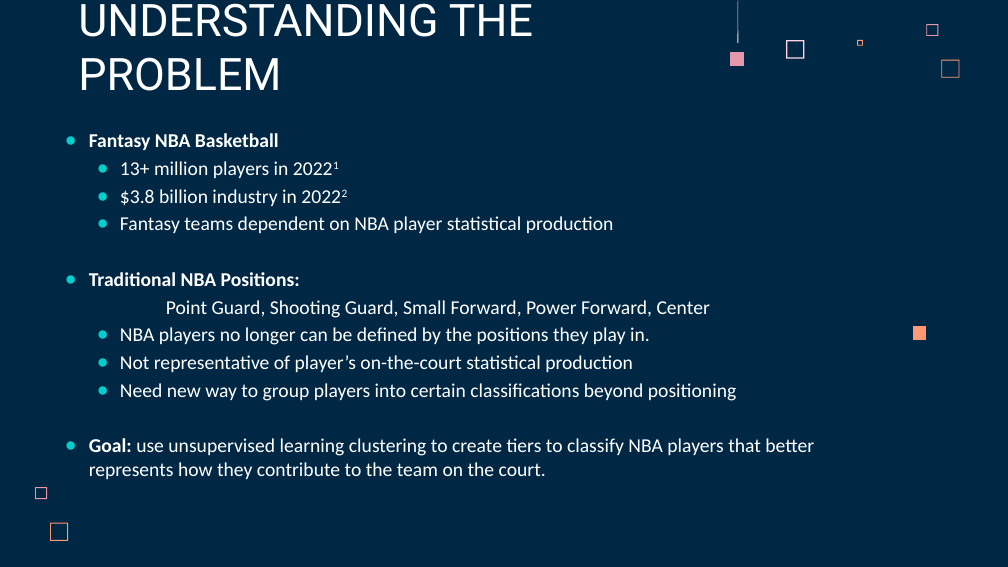
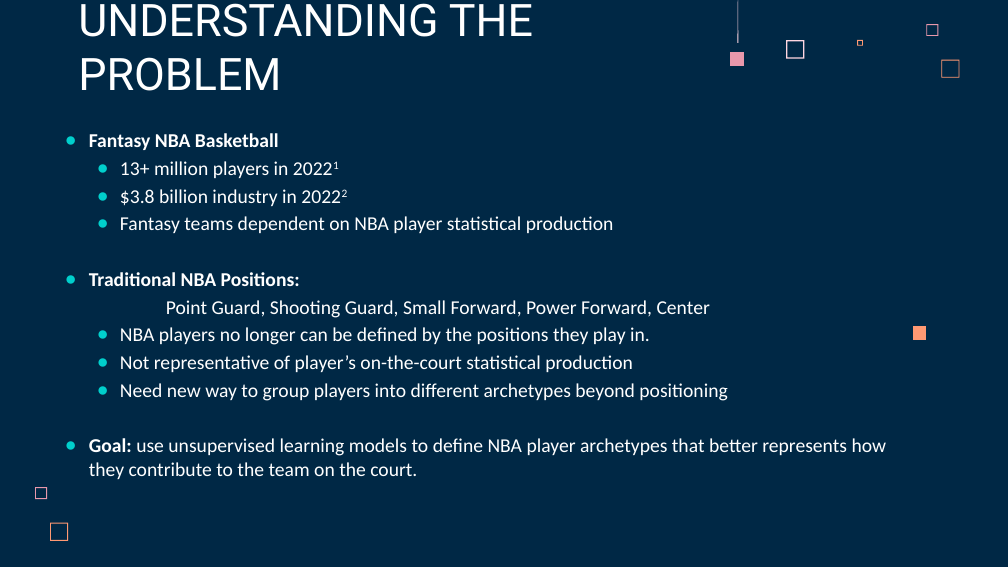
Before and after one commit to chrismle/NBA-Clustering, a slide deck: slide 2 of reports/NBA_Clustering_Presentation.pptx. Drawn at 1008x567 pixels with LibreOffice and Linux fonts; fonts in the diff are those of the drawing. Boxes give left, top, right and bottom in pixels: in the first picture for what was removed or moved away, otherwise in the second. Text is boxed around its words. In the diff, an @@ line names an element or a change of style, - is before the commit and + after.

```diff
--- a/reports/NBA_Clustering_Presentation.pptx
+++ b/reports/NBA_Clustering_Presentation.pptx
@@ text at (89,383,887,479): text changed @@
-● Need new way to group players into certain classifications beyond positioning
-● Goal: use unsupervised learning clustering to create tiers to classify NBA players that better represents how they contribute to the team on the court.
+● Need new way to group players into different archetypes beyond positioning
+● Goal: use unsupervised learning models to define NBA player archetypes that better represents how they contribute to the team on the court.
```
Also in this commit, not shown: 4 other slides changed, 1 other file.
